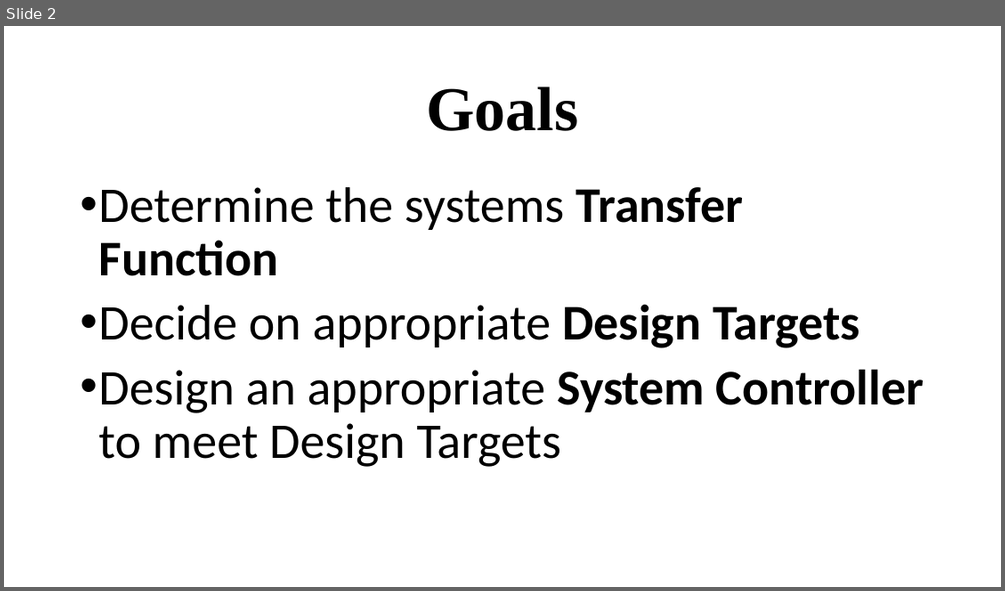
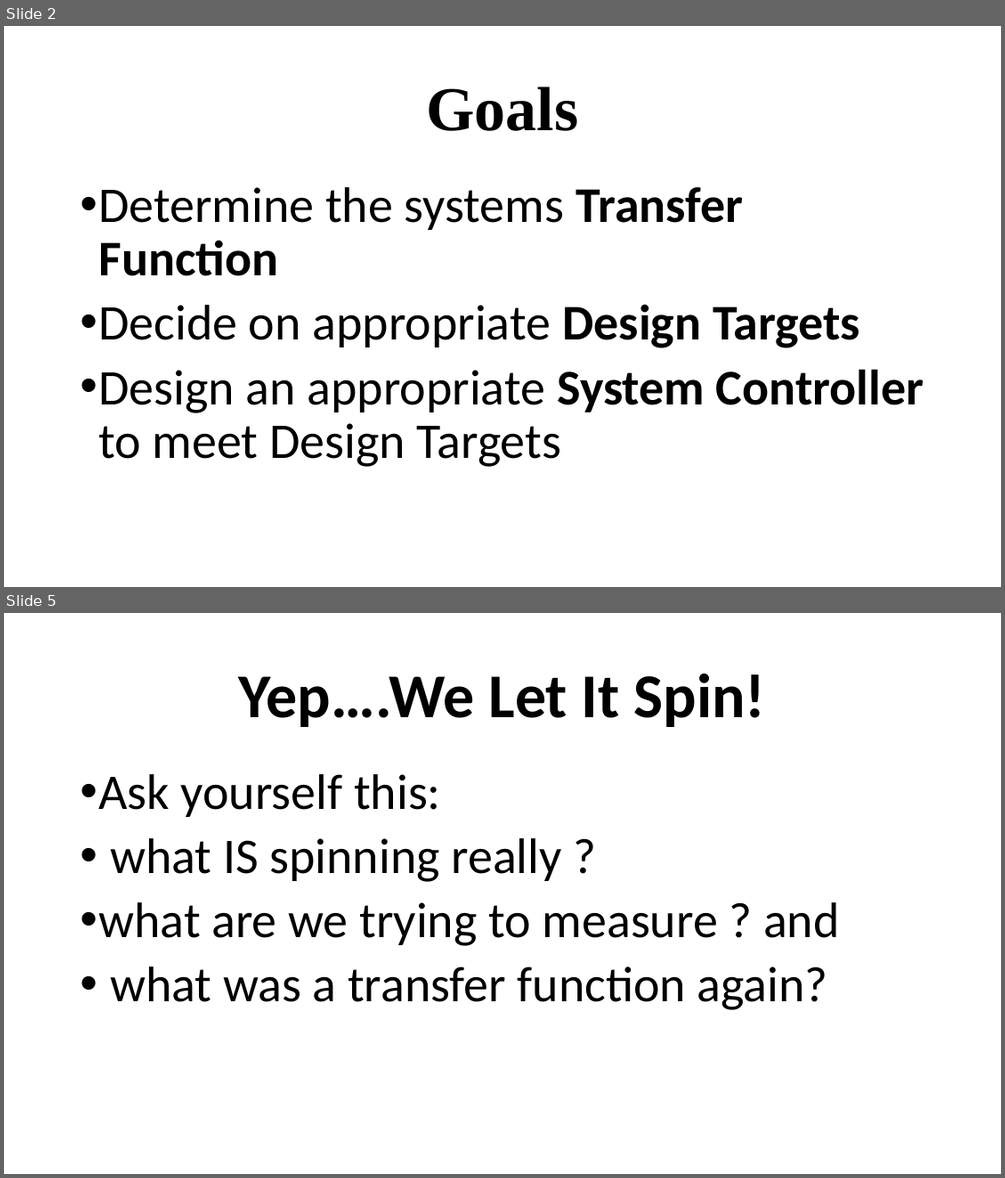
Before and after one commit to pcannon67/Autonomous-Rover, a slide deck: System Modelling and Controller Design.pptx. Shown one above the other, each under a label of ours: slide 2 before the commit, slides 2 and 5 after it; the slides between them are not shown. The pictures are 1005x591 and 1005x1178 pixels, drawn with LibreOffice and Linux fonts; fonts in the diff are those of the drawing; background and template pictures are left out. Boxes give left, top, right and bottom in pixels: in the first picture for what was removed or moved away, otherwise in the second. Text is boxed around its words. In the diff, an @@ line names an element or a change of style, - is before the commit and + after.

```diff
--- a/System Modelling and Controller Design.pptx
+++ b/System Modelling and Controller Design.pptx
@@ slide 5 added at (x1=4, y1=613, x2=1001, y2=1174), background picture (left out) @@
@@ title added at (x1=239, y1=674, x2=766, y2=727), 60 pt, text #000000, bold @@
+Yep….We Let It Spin!
@@ text added at (x1=98, y1=774, x2=840, y2=1010), 48 pt, text #000000 @@
+• Ask yourself this:
+• what IS spinning really ?
+• what are we trying to measure ? and
+• what was a transfer function again?
```
Also in this commit, not shown: 2 other slides added, 2 other files.
